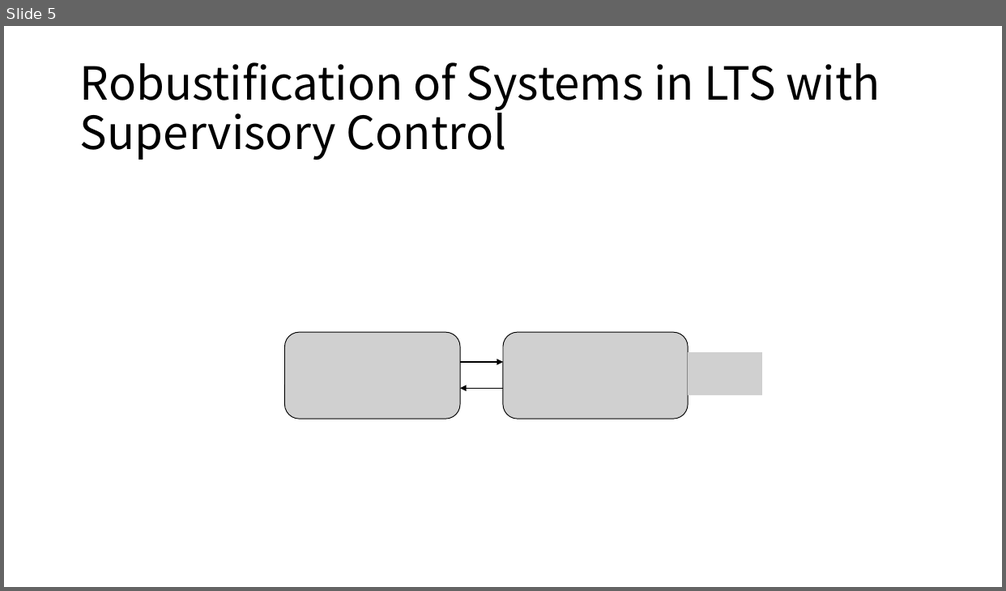
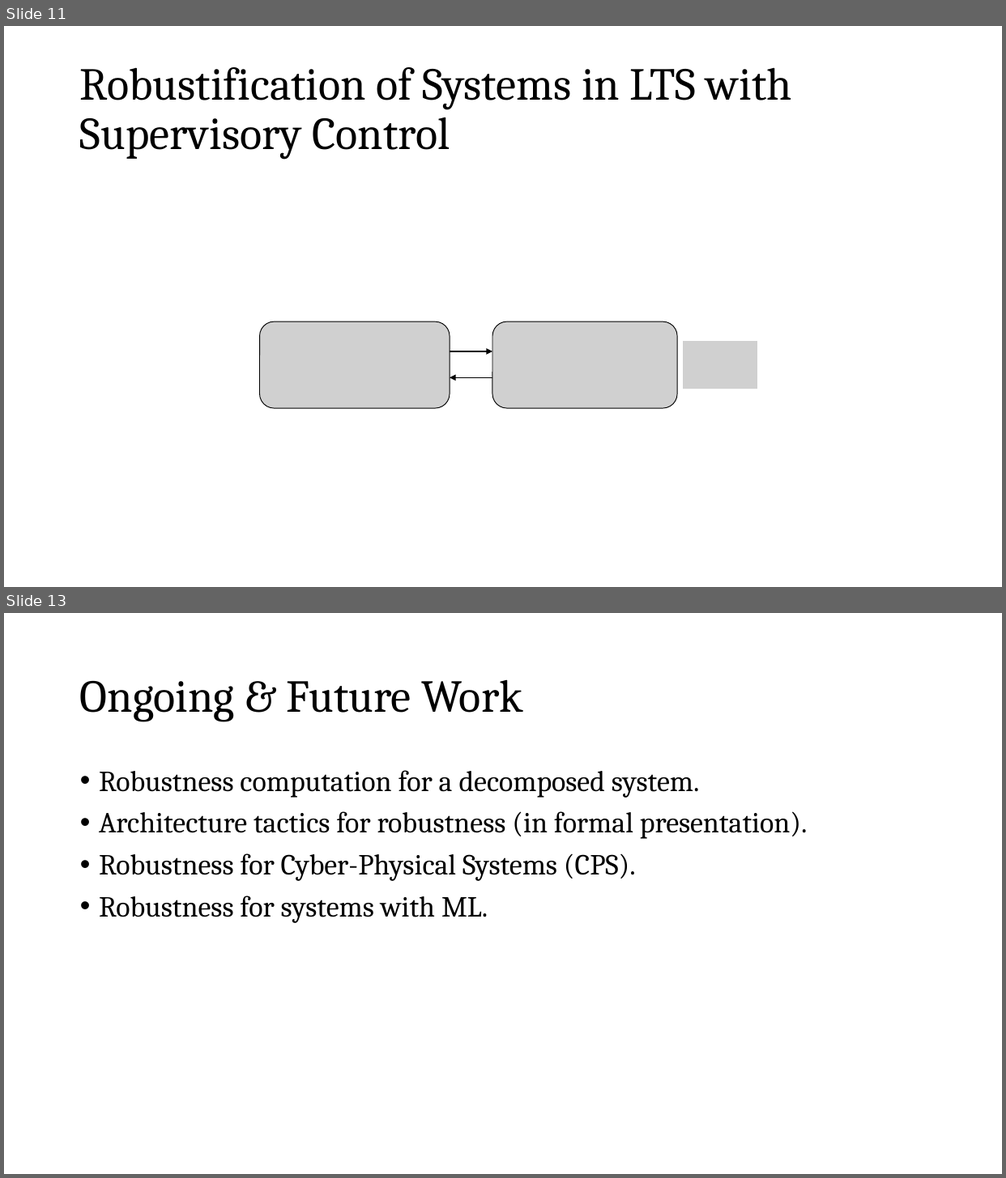
Before and after one commit to SteveZhangBit/SteveZhangBit.github.io, a slide deck: statics/slides/2022-Fall-Research Intro-CJ.pptx. Shown one above the other, each under a label of ours: slide 5 before the commit, slides 11 and 13 after it; the slides between them are not shown. The pictures are 1006x591 and 1006x1178 pixels, drawn with LibreOffice and Linux fonts; fonts in the diff are those of the drawing; grey boxes stand for pictures. Boxes give left, top, right and bottom in pixels: in the first picture for what was removed or moved away, otherwise in the second. Text is boxed around its words. In the diff, an @@ line names an element or a change of style, - is before the commit and + after.

```diff
--- a/statics/slides/2022-Fall-Research Intro-CJ.pptx
+++ b/statics/slides/2022-Fall-Research Intro-CJ.pptx
@@ slide 13 added at [4, 613, 1002, 1174], background #FFFFFF @@
@@ title added at [80, 679, 523, 722], 44 pt, text #000000 @@
+Ongoing & Future Work
@@ text added at [99, 770, 808, 923], 28 pt, text #000000 @@
+• Robustness computation for a decomposed system.
+• Architecture tactics for robustness (in formal presentation).
+• Robustness for Cyber-Physical Systems (CPS).
+• Robustness for systems with ML.
@@ what was slide 5 is now slide 11 @@
@@ slide 11 changed as well @@
@@ title "Robustification of Systems in LTS ..." at [80, 67, 792, 159]: font Noto Sans CJK SC to Cambria @@
@@ picture: place and size @@
-picture at [285, 332, 460, 419]
+picture at [259, 322, 450, 408]
@@ picture: place and size @@
-picture at [503, 332, 688, 419]
+picture at [493, 322, 678, 408]
@@ picture: place and size @@
-picture at [688, 352, 762, 395]
+picture at [683, 341, 757, 389]
@@ arrow moved from (460, 362) - (503, 362) to (450, 352) - (493, 352) @@
@@ arrow moved from (503, 388) - (460, 388) to (493, 378) - (450, 378) @@
```
Also in this commit, not shown: 15 other slides changed, 7 other slides added, 2 slides removed, 1 other file.
